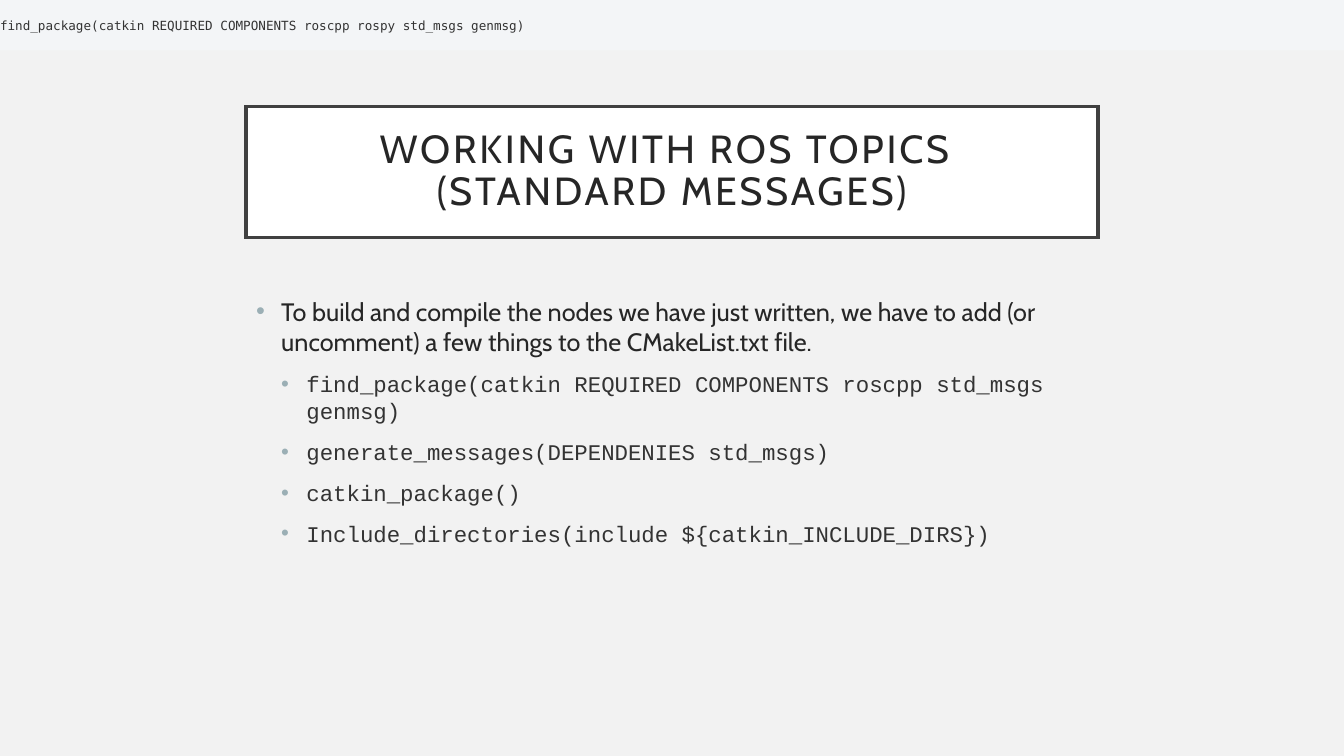
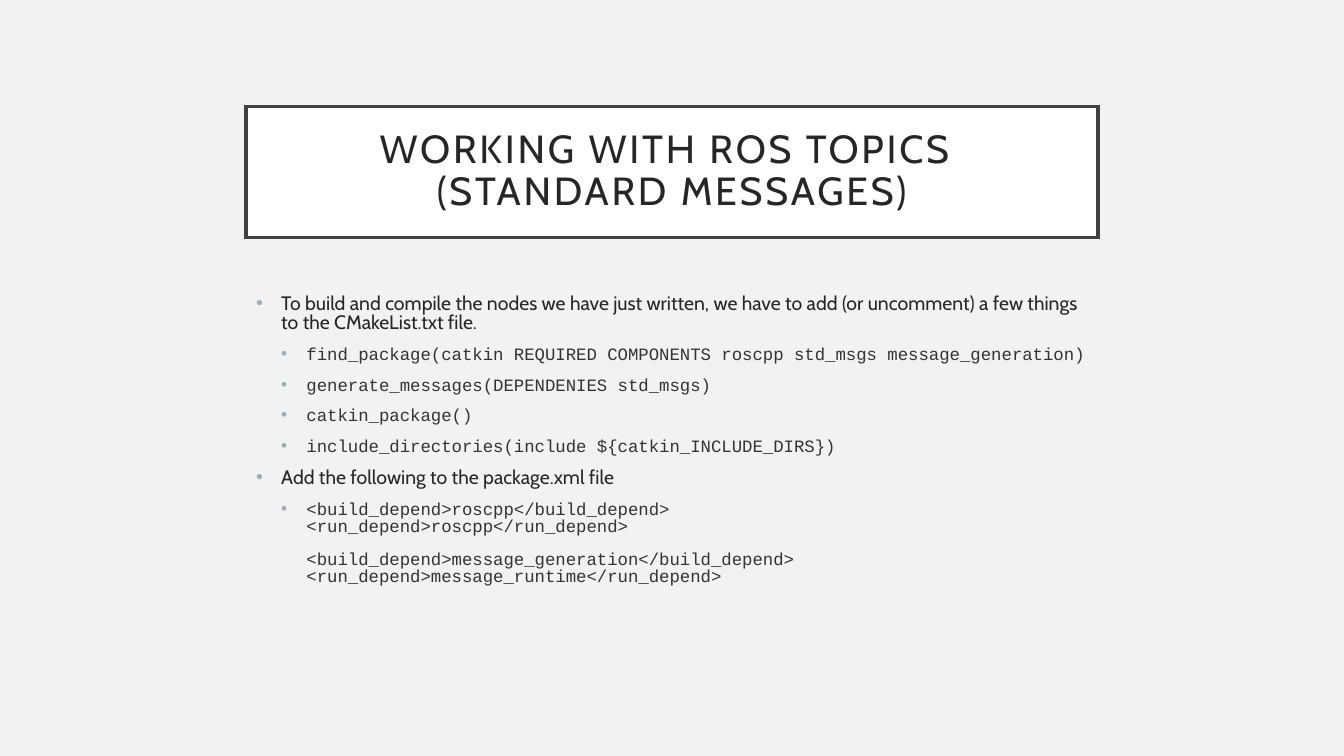
Before and after one commit to fpt-corp/DiRa, a slide deck: slide 6 of DiRa_Digital_Race_Software/Reference/ROS/Working with ROS topic.pptx (slide 5 before the commit). Drawn at 1344x756 pixels with LibreOffice and Linux fonts; fonts in the diff are those of the drawing. Boxes give left, top, right and bottom in pixels: in the first picture for what was removed or moved away, otherwise in the second. Text is boxed around its words. In the diff, an @@ line names an element or a change of style, - is before the commit and + after.

Commit message:
Update ROS topic; Add ROS service base slide

```diff
--- a/DiRa_Digital_Race_Software/Reference/ROS/Working with ROS topic.pptx
+++ b/DiRa_Digital_Race_Software/Reference/ROS/Working with ROS topic.pptx
@@ text removed at bbox=[0, 20, 524, 33] @@
-find_package(catkin REQUIRED COMPONENTS roscpp rospy std_msgs genmsg)
@@ text at bbox=[281, 295, 1077, 425]: size 18 to 13.9 pt in "To build and compile the nodes we ..."; size 16 to 12.4 pt in "generate_messages(DEPENDENIES std_msgs)", "catkin_package()"; line spacing 1 to 0.8 @@
@@ text at bbox=[306, 348, 1084, 364]: text changed; size 16 to 12.4 pt @@
-  • find_package(catkin REQUIRED COMPONENTS roscpp std_msgs genmsg)
+  • find_package(catkin REQUIRED COMPONENTS roscpp std_msgs message_generation)
@@ text at bbox=[281, 440, 836, 586]: text changed; size 16 to 12.4 pt @@
-  • Include_directories(include ${catkin_INCLUDE_DIRS})
+  • include_directories(include ${catkin_INCLUDE_DIRS})
+• Add the following to the package.xml file
+  • <build_depend>roscpp</build_depend>
+    <run_depend>roscpp</run_depend>
+    <build_depend>message_generation</build_depend>
+    <run_depend>message_runtime</run_depend>
```
Also in this commit, not shown: 9 other slides changed, 2 slides added, 1 other file.
